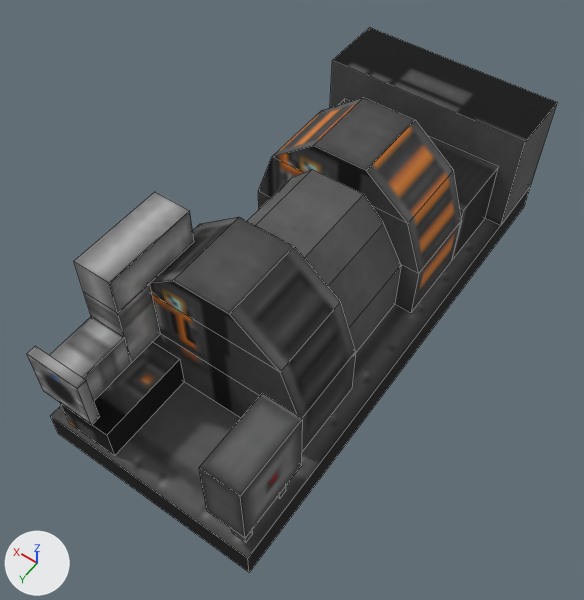
A saved change to the OBJ model src/main/resources/assets/immersiveindustry/models/block/multiblocks/steam_turbine.obj.
The view is the same before and after, from a camera (50 mm lens) standing at (-3.23, 5.31, 8.0) and looking at (0.45, 0.16, -0.1). The axes (+X, +Y, +Z) are drawn at lower left. The lights are the same throughout. Mesh edges are drawn as thin lines. Where no turn or scale is listed for an object, it has been applied to the vertices.

In view in the first picture: 'base', 'base1', 'base2', 'base3', 'cube', 'f', 'pipeline', 'pipeline2', 'pipeline3', 'pipeline4', 'redstone', 's'.
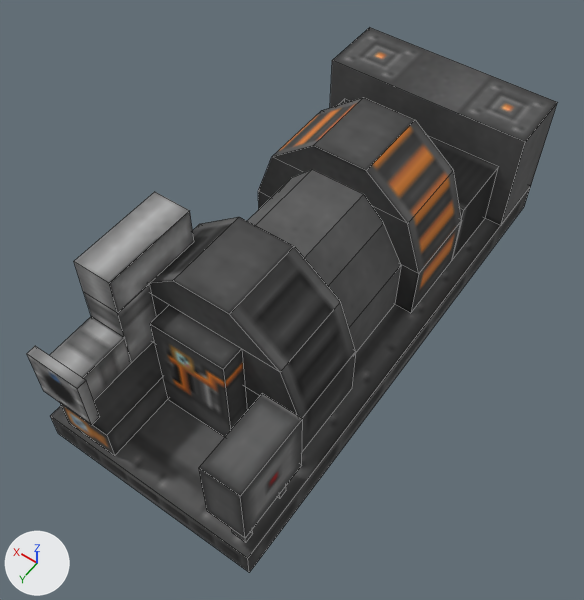
What differs and where, as boxes [x1, y1, x2, y2] in the pictures (584 x 600 px):
'cube2', added (black): after [150, 305, 247, 437]
part 1 of me_base1, surface changed: before [150, 281, 297, 418]; after [150, 281, 297, 415]
part 2 of me_base2, surface changed: [258, 146, 419, 313] in both
part 3 of me_cube, surface changed: before [60, 342, 184, 456]; after [60, 342, 167, 456]
part 4 of me_f, surface changed (black to grey): [332, 27, 557, 142] in both

What changed in the scene script:
```text
Change me_base1:
    where me_base1.from_pydata(...)  # 16 vertices, 13 faces; spans x -0.75..1.75, y 0.56..1.69, z -0.56..1.5
    used by ob_base1; location = (0.0, 0.0, 0.0)
    me_base1 part 1: texture (UV) coordinates of 6 of 13 faces, centred in x 0.5, y 0.56..1.69, z -0.16..1.25, changed; they spanned u 0.19..0.5, v 0.16..0.34 and now span u 0.0..0.31, v 0.15..0.34
Change me_base2:
    where me_base2.from_pydata(...)  # 16 vertices, 13 faces; spans x -0.75..1.75, y -2.0..-0.87, z -0.56..1.5
    used by ob_base2; location = (0.0, 0.0, 0.0)
    me_base2 part 2: texture (UV) coordinates of 6 of 13 faces, centred in x 0.5, y -2.0..-0.87, z -0.16..1.25, changed; they spanned u 0.19..0.5, v 0.16..0.34 and now span u 0.0..0.31, v 0.15..0.34
Change me_cube:
    where me_cube.from_pydata(...)  # 8 vertices, 4 faces; spans x 1.0..1.75, y 1.688..2.938, z -0.563..-0.063
    used by ob_cube; location = (0.0, 0.0, 0.0)
    me_cube part 3: texture (UV) coordinates of 4 of 4 faces, centred in x 1.0..1.75, y 2.312..2.938, z -0.313..-0.063, changed; they spanned u 0.5..0.7, v 0.2..0.43 and now span u 0.12..0.47, v 0.47..0.62
Change me_f:
    where me_f.from_pydata(...)  # 8 vertices, 5 faces; spans x -1.0..2.0, y -4.0..-3.0, z -0.56..1.0
    used by ob_f; location = (0.0, 0.0, 0.0)
    me_f part 4: texture (UV) coordinates of 1 of 5 faces, centred in x 0.5, y -3.5, z 1.0, changed; they spanned u 0.22..0.59, v 0.03..0.16 and now span u 0.62..0.99, v 0.2..0.32
Add me_cube2:
    me_cube2.from_pydata(...)  # 8 vertices, 4 faces; spans x 0.0..1.0, y 1.69..2.0, z -0.56..1.0
    me_cube2.materials.append(mat_m_0)  # picture img_steam_turbine
Add ob_cube2:
    ob_cube2 = bpy.data.objects.new('cube2', me_cube2)
    ob_cube2.location = (0.0, 0.0, 0.0)
```
